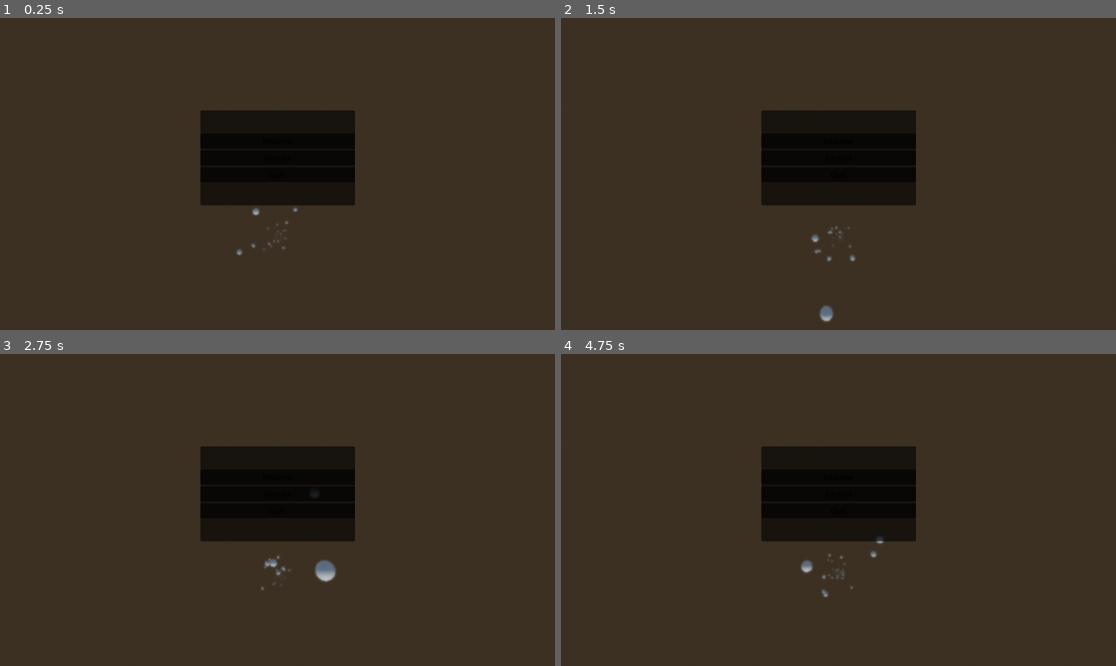
Above: before the commit, frames 1-4 (two rows, left to right).
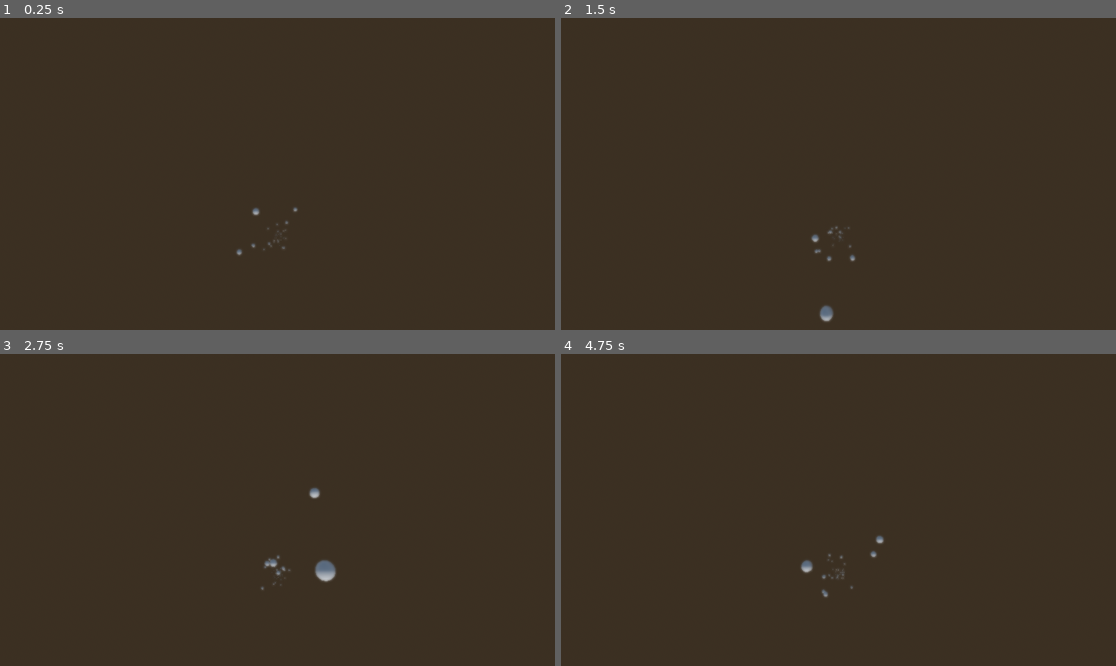
Above: after the commit, the same moments.

Repository: crfews/space-jam
Game: Godot game, scene res://testing/game.tscn
Two runs of this game, one before a commit and one after it. Both use one fixed random seed, a clock stepped at 60 frames per second and the inputs below.
Inputs (mouse positions are in pixels of both pictures, inside the frame that each line leads up to):
- Up to frame 1 (0.25 s): no input
- Up to frame 2 (1.5 s): click (838, 158) at 0.5 s, where only the run before the commit has a clickable "Restart"; click (838, 158) at 1.25 s, where only the run before the commit has a clickable "Restart"
- Up to frame 3 (2.75 s): click (277, 494) at 2 s, where only the run before the commit has a clickable "Restart"
- Up to frame 4 (4.75 s): click (838, 475) at 2.75 s, where only the run before the commit has a clickable "Resume"; tap Enter (ui_accept) at 3.5, 3.77, 4.52 s; hold Right (ui_right) 3.53-4.28 s; hold Down (ui_down) from 4.28 s (still down)

The runs differ from the first frame. In frame 1, 8.4% of the frame differs, in the area x 36-64%, y 29-60%; in frame 2, 8.4%; in frame 3, 8.4%; in frame 4, 8.4%, in the area x 36-64%, y 29-61%.

Commit message:
pause opacity adjustment

Diff:
--- a/scenes/pause_menu.tscn
+++ b/scenes/pause_menu.tscn
@@ -61,7 +61,7 @@
 tracks/4/loop_wrap = true
 tracks/4/keys = {
 "handle_modes": PackedInt32Array(2),
-"points": PackedFloat32Array(1, -0.15, 0, 0.15, 0),
+"points": PackedFloat32Array(0, -0.15, 0, 0.15, 0),
 "times": PackedFloat32Array(0)
 }
 
@@ -157,7 +157,7 @@
 offset_bottom = 40.0
 
 [node name="PanelContainer" type="PanelContainer" parent="." unique_id=990383339]
-modulate = Color(0, 0, 0, 1)
+modulate = Color(0, 0, 0, 0)
 self_modulate = Color(0, 0, 0, 1)
 layout_mode = 0
 offset_left = 416.0
